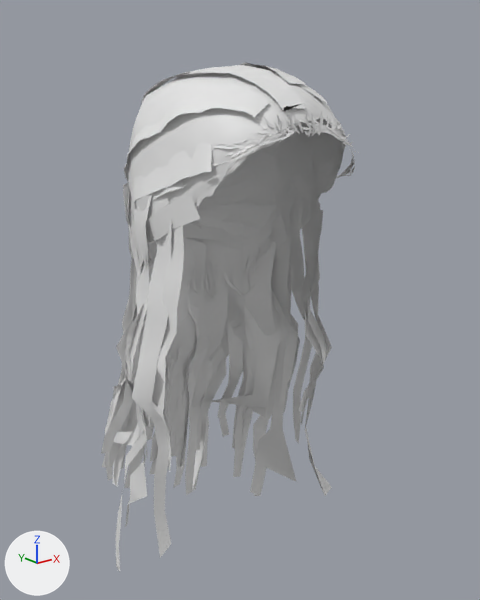
What one commit did to the FBX model unity/Assets/SecondFace/People/Player/player_m__hair_sf_matted.fbx.
Camera for both pictures: a 50 mm lens placed at (-0.309, -0.44, 1.755), pointed at (0.02, -0.029, 1.591). Arrows for +X, +Y and +Z are at lower left; the lights stay in place. The picture after the commit comes second. Both versions are drawn at full value of the shape key 'body-legs-incr' of 'Hair_sf_matted_LOD0'; the numbers are the values there. Objects named as collision shapes, trigger or cutter boxes, shadow casters or lower levels of detail are left out.

Objects in the first picture: 'Hair_sf_matted_LOD0'.
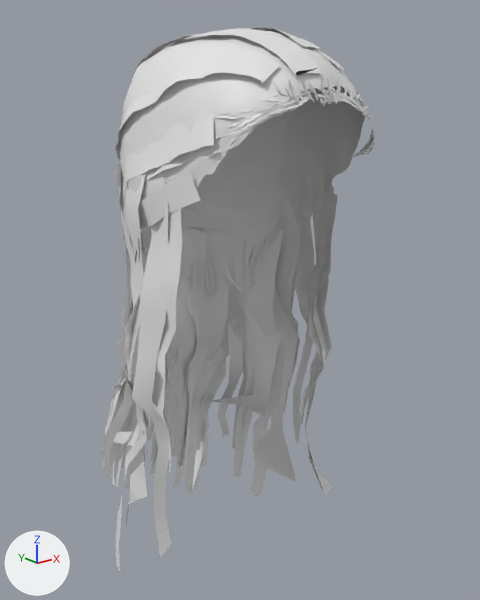
Changed parts and their boxes (x1, y1, x2, y2) in the pictures (480 x 600 px; the box of a moved part takes in the faces that stretch with it):
```json
{"object": "Hair_sf_matted_LOD0", "change": "reshaped", "before": [101, 62, 359, 572], "after": [101, 27, 376, 572], "on screen": "7% wider, 7% taller"}
{"part": 1, "of": "me_hair_sf_matted_lod0", "change": "moved or reshaped", "before": [128, 65, 346, 264], "after": [120, 28, 365, 254]}
{"part": 2, "of": "me_hair_sf_matted_lod0", "change": "moved or reshaped", "before": [319, 115, 322, 131], "after": [336, 82, 340, 101]}
{"part": 3, "of": "me_hair_sf_matted_lod0", "change": "moved or reshaped", "before": [234, 139, 246, 144], "after": [239, 107, 253, 113]}
{"part": 4, "of": "me_hair_sf_matted_lod0", "change": "moved or reshaped", "before": [289, 113, 296, 133], "after": [302, 80, 310, 100]}
{"part": 5, "of": "me_hair_sf_matted_lod0", "change": "moved or reshaped", "before": [250, 133, 269, 137], "after": [258, 100, 279, 105]}
{"part": 6, "of": "me_hair_sf_matted_lod0", "change": "moved or reshaped", "before": [294, 114, 299, 125], "after": [308, 80, 313, 93]}
{"part": 7, "of": "me_hair_sf_matted_lod0", "change": "moved or reshaped", "before": [116, 62, 359, 416], "after": [114, 27, 376, 416]}
```

Edits to the scene script, one JSON object a line:
```json
{"block": "me_hair_sf_matted_lod0", "where": "# used by ob_hair_sf_matted_lod0; location = (0.0, 0.0, 0.0)"}
{"op": "remove", "block": "me_hair_sf_matted_lod0", "code": "me_hair_sf_matted_lod0.from_pydata(...)  # 6052 vertices, 3422 faces; spans x -0.097..0.106, y -0.133..0.092, z 1.33..1.775"}
{"op": "add", "block": "me_hair_sf_matted_lod0", "code": "me_hair_sf_matted_lod0.from_pydata(...)  # 6052 vertices, 3422 faces; spans x -0.097..0.106, y -0.147..0.092, z 1.33..1.799"}
{"block": "me_hair_sf_matted_lod0", "change": "me_hair_sf_matted_lod0 part 1: the loose piece of 1604 vertices spanning x -0.07..0.069, y -0.127..0.047, z 1.629..1.773 is scaled about its middle by 1.1, then moved by (0.0, -0.004, 0.016)"}
{"block": "me_hair_sf_matted_lod0", "change": "me_hair_sf_matted_lod0 part 2: the loose piece of 8 vertices spanning x 0.003..0.006, y -0.131..-0.129, z 1.731..1.741 is moved by (0.0, -0.013, 0.02)"}
{"block": "me_hair_sf_matted_lod0", "change": "me_hair_sf_matted_lod0 part 3: the loose piece of 8 vertices spanning x -0.049..-0.044, y -0.115..-0.109, z 1.725..1.727 is moved by (-0.005, -0.011, 0.019)"}
{"block": "me_hair_sf_matted_lod0", "change": "me_hair_sf_matted_lod0 part 4: the loose piece of 8 vertices spanning x -0.022..-0.016, y -0.13..-0.128, z 1.731..1.744 is moved by (-0.002, -0.013, 0.02)"}
{"block": "me_hair_sf_matted_lod0", "change": "me_hair_sf_matted_lod0 part 5: the loose piece of 8 vertices spanning x -0.045..-0.033, y -0.123..-0.12, z 1.729..1.731 is moved by (-0.004, -0.012, 0.019)"}
{"block": "me_hair_sf_matted_lod0", "change": "me_hair_sf_matted_lod0 part 6: the loose piece of 8 vertices spanning x -0.015..-0.012, y -0.128..-0.126, z 1.735..1.742 is moved by (-0.001, -0.013, 0.02)"}
{"block": "me_hair_sf_matted_lod0", "change": "me_hair_sf_matted_lod0 part 7: 3112 of 6052 vertices moved; they spanned x -0.086..0.095, y -0.133..0.053, z 1.555..1.775 and now span x -0.089..0.097, y -0.147..0.057, z 1.557..1.799; mean shift (0.0, -0.005, 0.014); largest move (0.001, -0.098, 1.763) -> (0.001, -0.108, 1.786)"}
{"block": "me_hair_sf_matted_lod0", "change": "other edits to the shape of me_hair_sf_matted_lod0 do not show in these pictures"}
```
